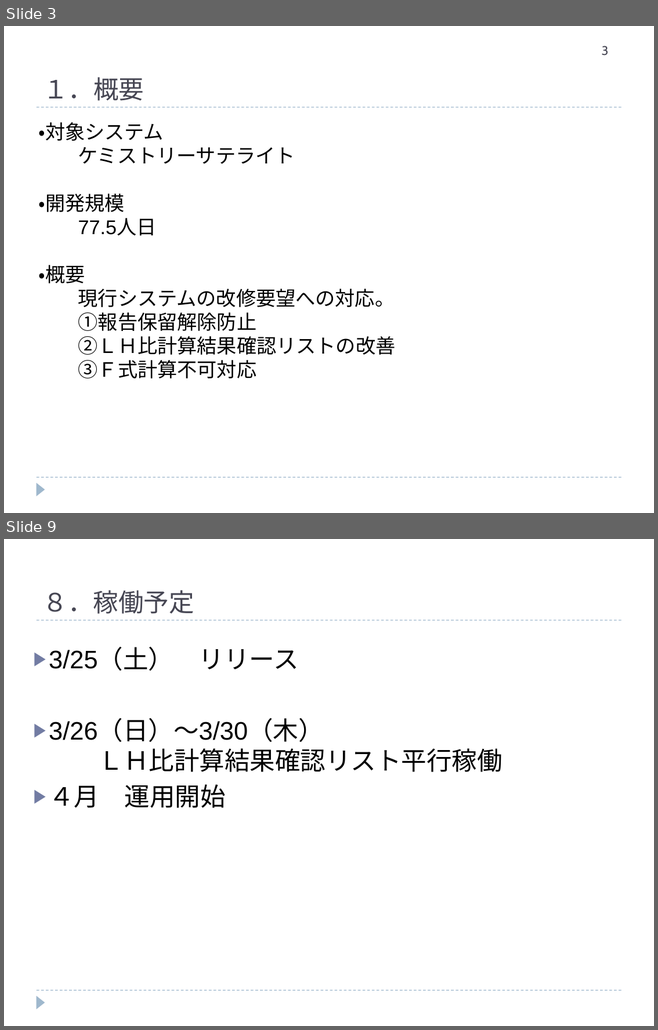
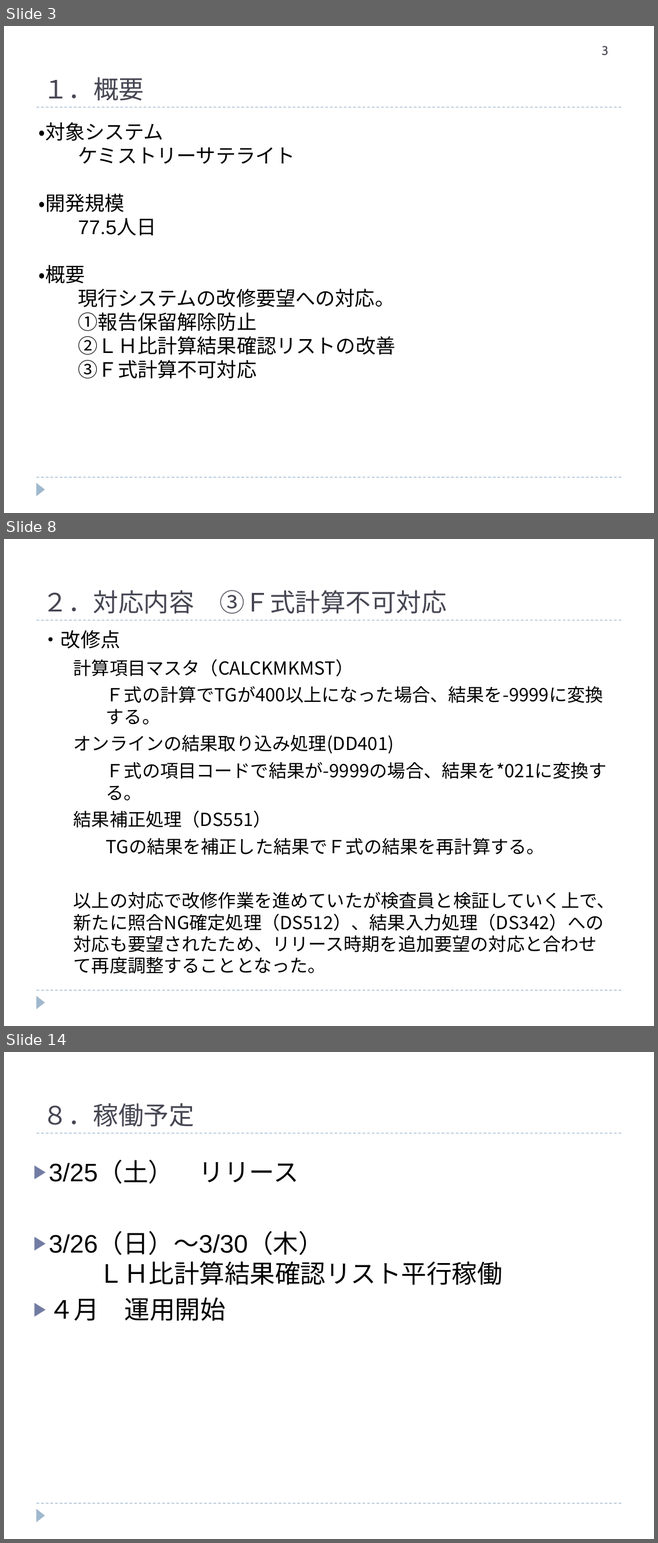
Before and after one commit to hanyutatsuya/Chemistory, a slide deck: 次期システム対応/レビュー/ケミストリー次期先行対応.ppt. Shown one above the other, each under a label of ours: slides 3 and 9 before the commit, slides 3, 8 and 14 after it; the slides between them are not shown. The pictures are 658x1030 and 658x1543 pixels, drawn with LibreOffice and Linux fonts; fonts in the diff are those of the drawing. Boxes give left, top, right and bottom in pixels: in the first picture for what was removed or moved away, otherwise in the second. Text is boxed around its words. In the diff, an @@ line names an element or a change of style, - is before the commit and + after.

```diff
--- a/次期システム対応/レビュー/ケミストリー次期先行対応.ppt
+++ b/次期システム対応/レビュー/ケミストリー次期先行対応.ppt
@@ slide 8 added at (x1=4, y1=539, x2=654, y2=1026), background #FFFFFF; not listed: 3 template elements that a slide beside it also shows @@
@@ text added at (x1=43, y1=590, x2=446, y2=614), 28 pt, text #464653 @@
+２．対応内容 ③Ｆ式計算不可対応
@@ text added at (x1=41, y1=630, x2=615, y2=974), 20 pt, text #000000 @@
+・改修点
+  計算項目マスタ（CALCKMKMST）
+    Ｆ式の計算でTGが400以上になった場合、結果を-9999に変換する。
+  オンラインの結果取り込み処理(DD401)
+    Ｆ式の項目コードで結果が-9999の場合、結果を*021に変換する。
+  結果補正処理（DS551）
+    TGの結果を補正した結果でＦ式の結果を再計算する。
+以上の対応で改修作業を進めていたが検査員と検証していく上で、新たに照合NG確定処理（DS512）、結果入力処理（DS342）への対応も要望されたため、リリース時期を追加要望の対応と合わせて再度調整することとなった。
@@ what was slide 9 is now slide 14 @@
```
Also in this commit, not shown: 4 slides changed, 6 other slides added, 2 slides removed.
